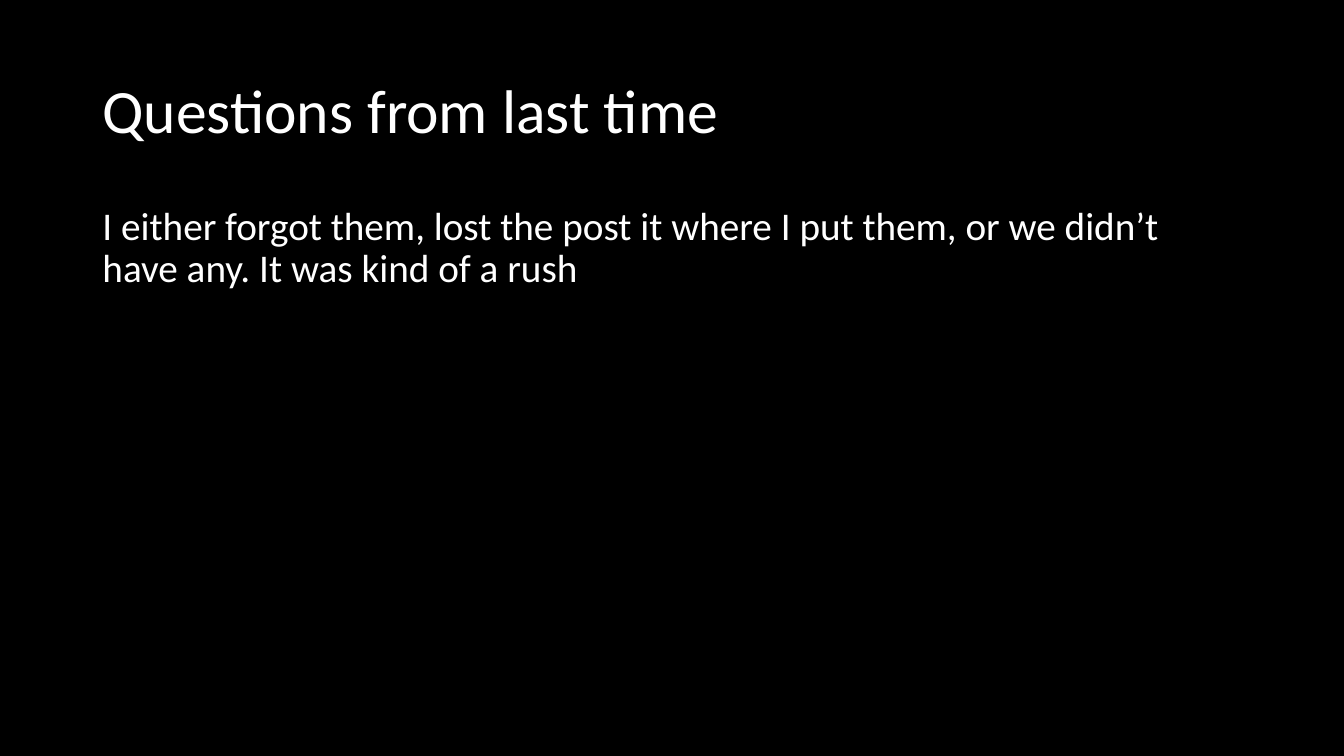
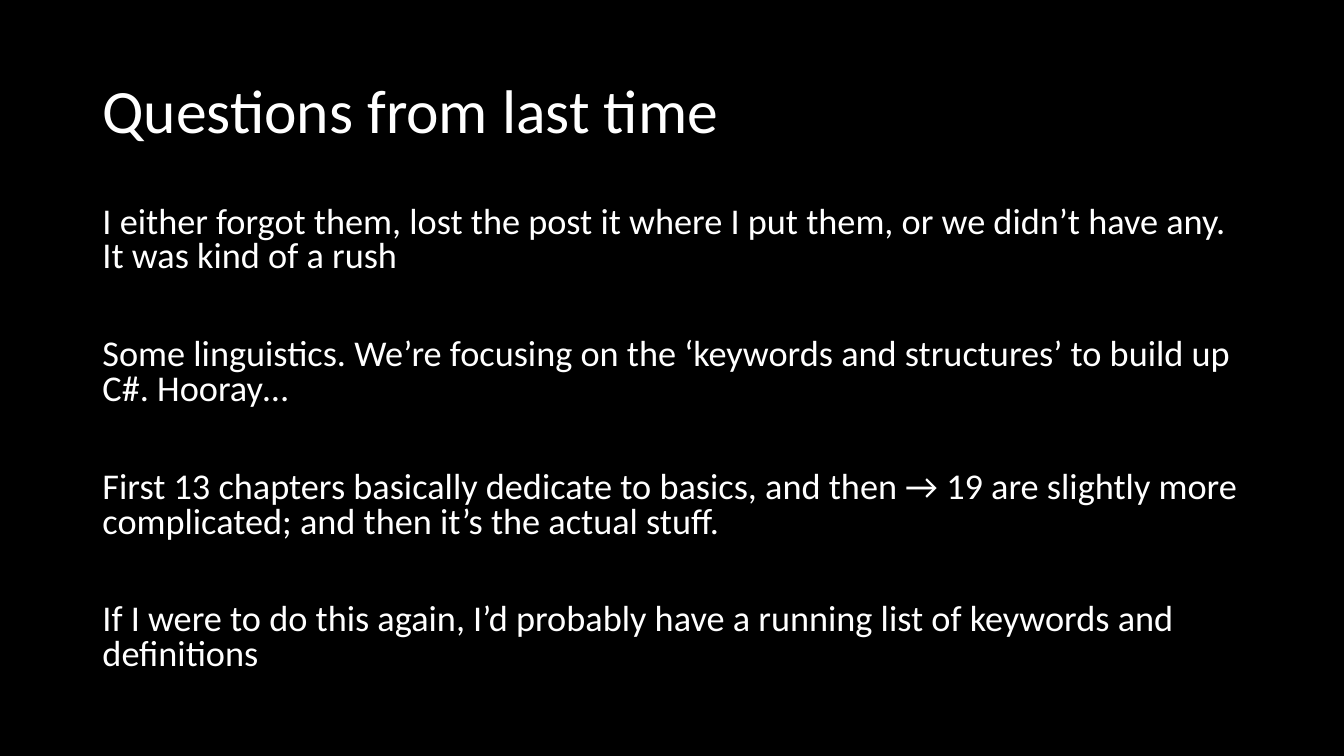
Before and after one commit to microsoft/Flash_University, a slide deck: slide 2 of CLR_via_CSharp/Chapter 9 - Paramters/Parameters.pptx. Drawn at 1344x756 pixels with LibreOffice and Linux fonts; fonts in the diff are those of the drawing. Boxes give left, top, right and bottom in pixels: in the first picture for what was removed or moved away, otherwise in the second. Text is boxed around its words. In the diff, an @@ line names an element or a change of style, - is before the commit and + after.

```diff
--- a/CLR_via_CSharp/Chapter 9 - Paramters/Parameters.pptx
+++ b/CLR_via_CSharp/Chapter 9 - Paramters/Parameters.pptx
@@ text at box(102, 208, 1225, 269): size 28 to 25.9 pt in "I either forgot them, lost the post ..."; line spacing 0.9 to 0.8 @@
@@ text at box(102, 340, 1237, 667): paragraphs added @@
+Some linguistics. We’re focusing on the ‘keywords and structures’ to build up C#. Hooray…
+First 13 chapters basically dedicate to basics, and then → 19 are slightly more complicated; and then it’s the actual stuff.
+If I were to do this again, I’d probably have a running list of keywords and definitions
```
Also in this commit, not shown: 1 other slide changed, 3 slides added, 3 other files.
